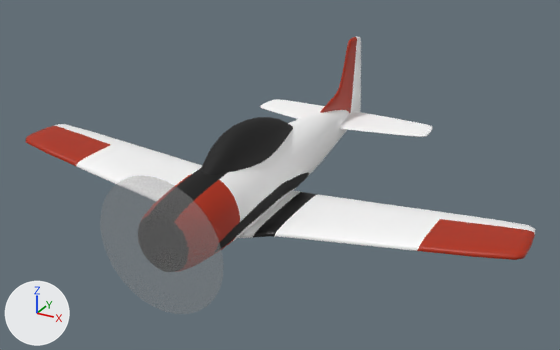
Renders of the Blender file Art/Aircraft/T28/T28.blend from each side of a commit.
One viewpoint serves both versions: a 50 mm lens placed at (0.429, -0.796, 0.396), pointed at (0.006, -0.027, 0.011). Lighting does not change. The marker at lower left points along +X, +Y and +Z.

Objects in the first picture: 'Body', 'Canopy', 'Horizontal Stabiliser', 'Propeller', 'Vertical Stabiliser', 'Wing'.
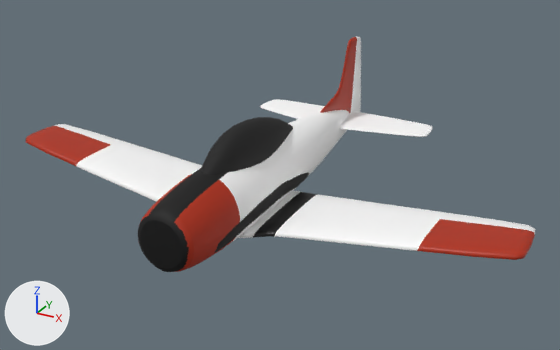
Location of each change, (x1, y1, x2, y2) in pixels of the pictures (560 x 350 px):
```json
{"object": "Propeller", "change": "deleted", "before": [100, 176, 224, 314]}
```

Edits to the scene script, one JSON object a line:
```json
{"op": "remove", "block": "ob_propeller", "code": ["ob_propeller = bpy.data.objects.new('Propeller', me_circle)", "ob_propeller.location = (0.0002, -0.2631, 0.0235)"]}
```
